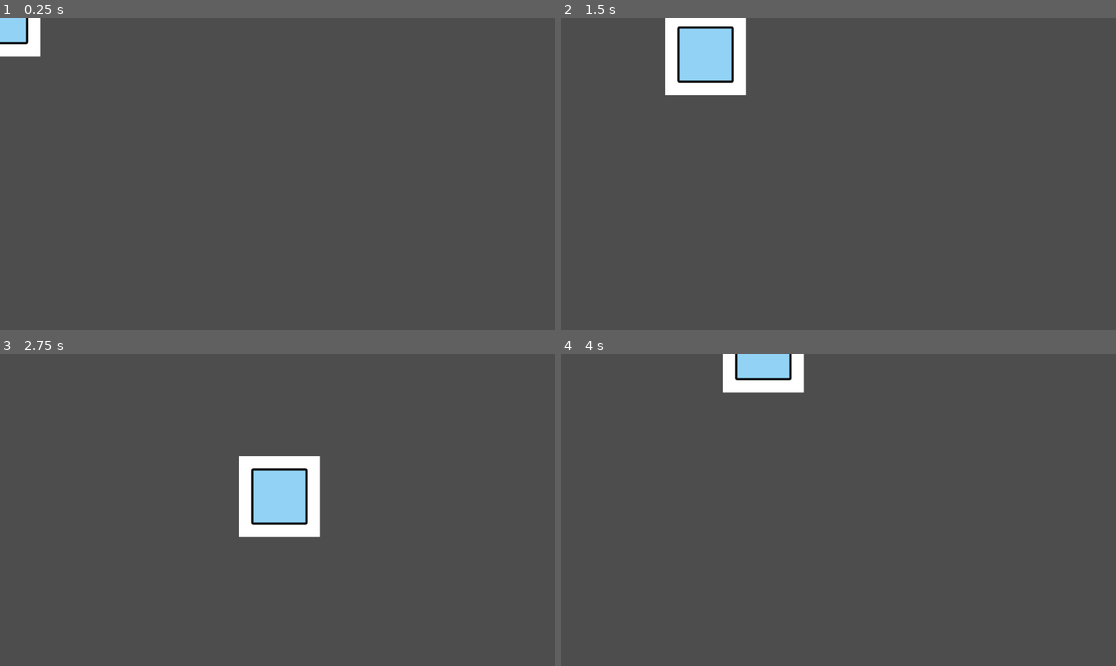
Above: before the commit, frames 1-4 (two rows, left to right).
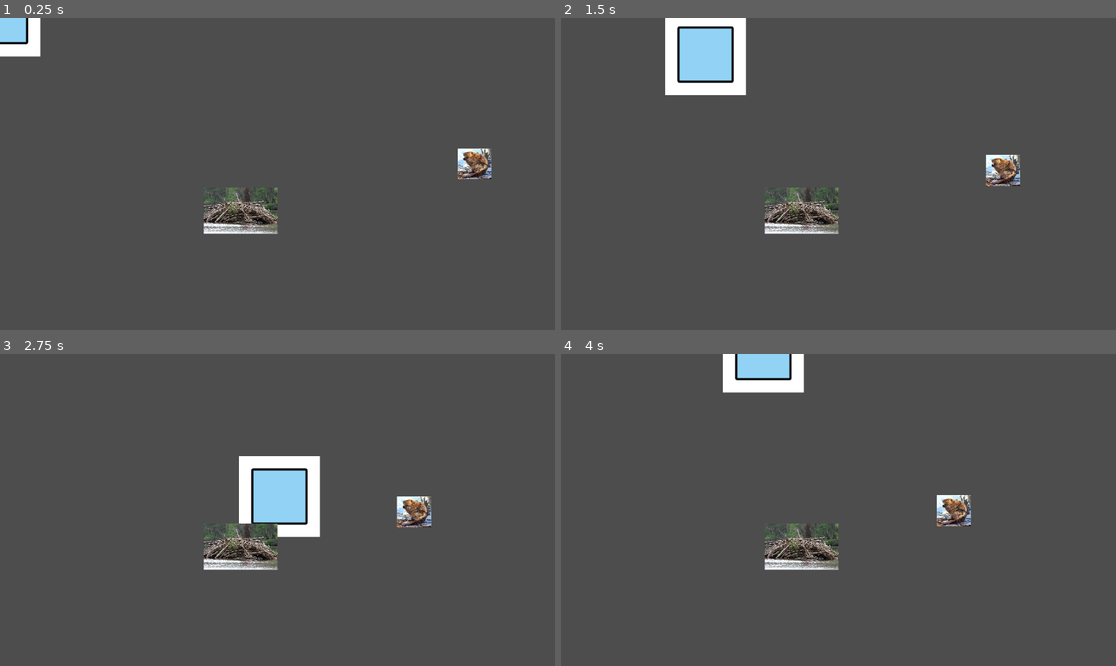
Above: after the commit, the same moments.

Repository: BigWing06/CS3-CapstoneProject
Game: Godot game, scene res://Viewport/Main.tscn
Same seed, same stepped clock (60 frames per second), same inputs: the game is played once before the commit and once after it.
Inputs:
- Up to frame 1 (0.25 s): no input
- Up to frame 2 (1.5 s): hold D (move_right) 0.53-1.28 s; hold S (move_down) from 1.28 s (still down)
- Up to frame 3 (2.75 s): release S (move_down) at 2.03 s; hold D (move_right) from 2.03 s (still down)
- Up to frame 4 (4 s): release D (move_right) at 2.78 s; hold W (move_up) 2.78-3.53 s; hold A (move_left) from 3.53 s (still down)

The runs differ from the first frame. In frame 1, 1.8% of the frame differs, in the area x 36-89%, y 41-70%; in frame 2, 1.8%; in frame 3, 2.1%, in the area x 36-78%, y 45-70%; in frame 4, 1.8%.

Commit message:
Finished enemy movement and implemented to world (#28)
* Finished enemy movement and implemented to world

* Added global variables & refined code

Diff:
--- a/Enemy.gd
+++ /dev/null
@@ -1,44 +0,0 @@
-extends Node2D
-
-@onready var enemy = $enemyBody/enemySpr
-@onready var base = $base
-var enemyData = {}
-var speed
-var movementType
-var target
-var startingHealth
-var hybrid
-
-var _resourceJSONPath = "res://Enemy/enemyTypes.json"
-var _resourceJSONText = FileAccess.get_file_as_string(_resourceJSONPath)
-var _resouceJSON = JSON.parse_string(_resourceJSONText)
-
-func _ready():
-	enemyData = _resouceJSON
-	_update("polar_bear")
-
-func _physics_process(delta):
-	enemy.position += (target - enemy.position)/speed #sets a target for enemy to follow
-
-func _update(x): #updates enemy variables
-	speed = enemyData[x]["speed"]
-	movementType = enemyData[x]["movement"]
-	startingHealth = enemyData[x]["health"]
-
-	if movementType == "baseFocused":
-		target = base.position
-		hybrid = false
-	elif movementType == "playerFocused":
-		target = "player" #placeholder for player position
-		hybrid = false
-	elif movementType == "hybrid":
-		hybrid = true
-
-
-func _on_area_2d_body_entered(body: Node2D) -> void:
-	if hybrid:
-		target = "player"
-
-func _on_area_2d_body_exited(body: Node2D) -> void:
-	if hybrid:
-		target = base.position
--- a/Enemy.tscn
+++ /dev/null
@@ -1,48 +0,0 @@
-[gd_scene load_steps=7 format=3 uid="uid://da8r8qt5moqv6"]
-
-[ext_resource type="Script" path="res://Enemy.gd" id="1_6ct88"]
-[ext_resource type="Texture2D" uid="uid://d20g35wds82cd" path="res://Enemy/download.jpg" id="2_2d0gc"]
-[ext_resource type="Texture2D" uid="uid://b63xngnxoan4s" path="res://Enemy/istockphoto-175389602-612x612.jpg" id="3_kj7ng"]
-
-[sub_resource type="RectangleShape2D" id="RectangleShape2D_fhs80"]
-size = Vector2(577.778, 356.522)
-
-[sub_resource type="CapsuleShape2D" id="CapsuleShape2D_q8gpv"]
-radius = 32.0
-height = 64.0
-
-[sub_resource type="CapsuleShape2D" id="CapsuleShape2D_e1y70"]
-radius = 151.0
-height = 302.0
-
-[node name="Enemy" type="Node2D"]
-script = ExtResource("1_6ct88")
-
-[node name="base" type="Sprite2D" parent="."]
-position = Vector2(571, 328)
-scale = Vector2(0.27, 0.345)
-texture = ExtResource("3_kj7ng")
-
-[node name="Area2D" type="Area2D" parent="base"]
-
-[node name="CollisionShape2D" type="CollisionShape2D" parent="base/Area2D"]
-position = Vector2(0, -1.44928)
-shape = SubResource("RectangleShape2D_fhs80")
-
-[node name="enemyBody" type="CharacterBody2D" parent="."]
-position = Vector2(30, 0)
-
-[node name="enemySpr" type="Sprite2D" parent="enemyBody"]
-scale = Vector2(0.3, 0.3)
-texture = ExtResource("2_2d0gc")
-
-[node name="CollisionShape2D" type="CollisionShape2D" parent="enemyBody"]
-shape = SubResource("CapsuleShape2D_q8gpv")
-
-[node name="Area2D" type="Area2D" parent="enemyBody"]
-
-[node name="CollisionShape2D" type="CollisionShape2D" parent="enemyBody/Area2D"]
-shape = SubResource("CapsuleShape2D_e1y70")
-
-[connection signal="body_entered" from="enemyBody/Area2D" to="." method="_on_area_2d_body_entered"]
-[connection signal="body_exited" from="enemyBody/Area2D" to="." method="_on_area_2d_body_exited"]
--- /dev/null
+++ b/Enemy/Enemy.gd
@@ -0,0 +1,44 @@
+extends Node2D
+
+@onready var enemy = $enemyBody
+
+var _enemyData = {}
+var _speed
+var _movementType
+var _target = Vector2(0, 0)
+var _startingHealth
+var _hybrid = false
+var _player
+
+var _resourceJSONPath = "res://Enemy/enemyTypes.json"
+var _resourceJSONText = FileAccess.get_file_as_string(_resourceJSONPath)
+var _resouceJSON = JSON.parse_string(_resourceJSONText)
+
+func _ready():
+	_enemyData = _resouceJSON
+	_update("beaver") #choose animal from json file
+
+func _physics_process(delta):
+	#changes target and specifies hybrid
+	if _movementType == "baseFocused":
+		_target = global.basePosition
+	elif _movementType == "playerFocused":
+		_target = global.player.position
+	else:
+		_target = global.basePosition
+		_hybrid = true
+
+	enemy.position += (_target - enemy.position)/_speed #sets a target for enemy to follow
+
+func _update(x): #updates enemy variables
+	_speed = _enemyData[x]["speed"]
+	_movementType = _enemyData[x]["movement"]
+	_startingHealth = _enemyData[x]["health"]
+
+func _on_area_2d_area_shape_entered(area_rid: RID, area: Area2D, area_shape_index: int, local_shape_index: int) -> void:
+	if _hybrid:
+		_movementType = "playerFocused"
+
+func _on_area_2d_area_shape_exited(area_rid: RID, area: Area2D, area_shape_index: int, local_shape_index: int) -> void:
+	if _hybrid:
+		_movementType = "baseFocused"
--- a/Enemy/Enemy.tscn
+++ b/Enemy/Enemy.tscn
@@ -1,3 +1,33 @@
-[gd_scene format=3 uid="uid://b2i7tavue7pbu"]
+[gd_scene load_steps=5 format=3 uid="uid://da8r8qt5moqv6"]
+
+[ext_resource type="Script" path="res://Enemy/Enemy.gd" id="1_o0oyn"]
+[ext_resource type="Texture2D" uid="uid://d20g35wds82cd" path="res://Enemy/download.jpg" id="3_xwvj0"]
+
+[sub_resource type="CapsuleShape2D" id="CapsuleShape2D_q8gpv"]
+radius = 32.0
+height = 64.0
+
+[sub_resource type="CapsuleShape2D" id="CapsuleShape2D_e1y70"]
+radius = 210.0
+height = 420.0
 
 [node name="Enemy" type="Node2D"]
+script = ExtResource("1_o0oyn")
+
+[node name="enemyBody" type="CharacterBody2D" parent="."]
+position = Vector2(1000, 300)
+
+[node name="enemySpr" type="Sprite2D" parent="enemyBody"]
+scale = Vector2(0.3, 0.3)
+texture = ExtResource("3_xwvj0")
+
+[node name="CollisionShape2D" type="CollisionShape2D" parent="enemyBody"]
+shape = SubResource("CapsuleShape2D_q8gpv")
+
+[node name="Area2D" type="Area2D" parent="enemyBody"]
+
+[node name="CollisionShape2D" type="CollisionShape2D" parent="enemyBody/Area2D"]
+shape = SubResource("CapsuleShape2D_e1y70")
+
+[connection signal="area_shape_entered" from="enemyBody/Area2D" to="." method="_on_area_2d_area_shape_entered"]
+[connection signal="area_shape_exited" from="enemyBody/Area2D" to="." method="_on_area_2d_area_shape_exited"]
--- a/Enemy/enemyTypes.json
+++ b/Enemy/enemyTypes.json
@@ -3,7 +3,7 @@
 		"name":"Beaver",
 		"movement":"hybrid",
 		"health":90,
-		"speed":5,
+		"speed":500,
 		"drops":"wood chips"
 	},
 
--- a/Player/Player.gd
+++ b/Player/Player.gd
@@ -3,12 +3,9 @@
 @export var speed = 400
 var screen_size
 
-# Called when the node enters the scene tree for the first time.
 func _ready():
 	screen_size = get_viewport_rect().size
 
-
-# Called every frame. 'delta' is the elapsed time since the previous frame.
 func _process(delta):
 	var velocity = Vector2.ZERO
 	if Input.is_action_pressed("move_left"):
--- a/World/world.tscn
+++ b/World/world.tscn
@@ -1,7 +1,9 @@
-[gd_scene load_steps=4 format=3 uid="uid://dbcpk0a8t4ern"]
+[gd_scene load_steps=6 format=3 uid="uid://dbcpk0a8t4ern"]
 
 [ext_resource type="Script" path="res://Player/Player.gd" id="1_jrc2e"]
 [ext_resource type="Texture2D" uid="uid://1yx5qdqunywd" path="res://Player/square.png" id="2_2n0jd"]
+[ext_resource type="PackedScene" uid="uid://da8r8qt5moqv6" path="res://Enemy/Enemy.tscn" id="3_ey14a"]
+[ext_resource type="Texture2D" uid="uid://b63xngnxoan4s" path="res://World/istockphoto-175389602-612x612.jpg" id="4_il71a"]
 
 [sub_resource type="RectangleShape2D" id="RectangleShape2D_0ro8j"]
 size = Vector2(224, 225.5)
@@ -19,3 +21,10 @@
 [node name="Square Collision" type="CollisionShape2D" parent="Player"]
 scale = Vector2(0.75, 0.75)
 shape = SubResource("RectangleShape2D_0ro8j")
+
+[node name="Enemy" parent="." instance=ExtResource("3_ey14a")]
+
+[node name="Base" type="Sprite2D" parent="."]
+position = Vector2(500, 400)
+scale = Vector2(0.25, 0.25)
+texture = ExtResource("4_il71a")
--- a/globals/globals.gd
+++ b/globals/globals.gd
@@ -1,3 +1,8 @@
 extends Node
 
+@onready var main = get_node("/root/Main")
+@onready var world = main.get_node("World")
+@onready var player = world.get_node("Player")
+
 var resourceManager = preload("res://inventory/resourceManager.gd").new()
+var basePosition = Vector2(500, 400) #would like to eventually have this set the position of the base in a world script
Renamed: Enemy/istockphoto-175389602-612x612.jpg -> World/istockphoto-175389602-612x612.jpg
Not shown, changed: World/istockphoto-175389602-612x612.jpg.import
